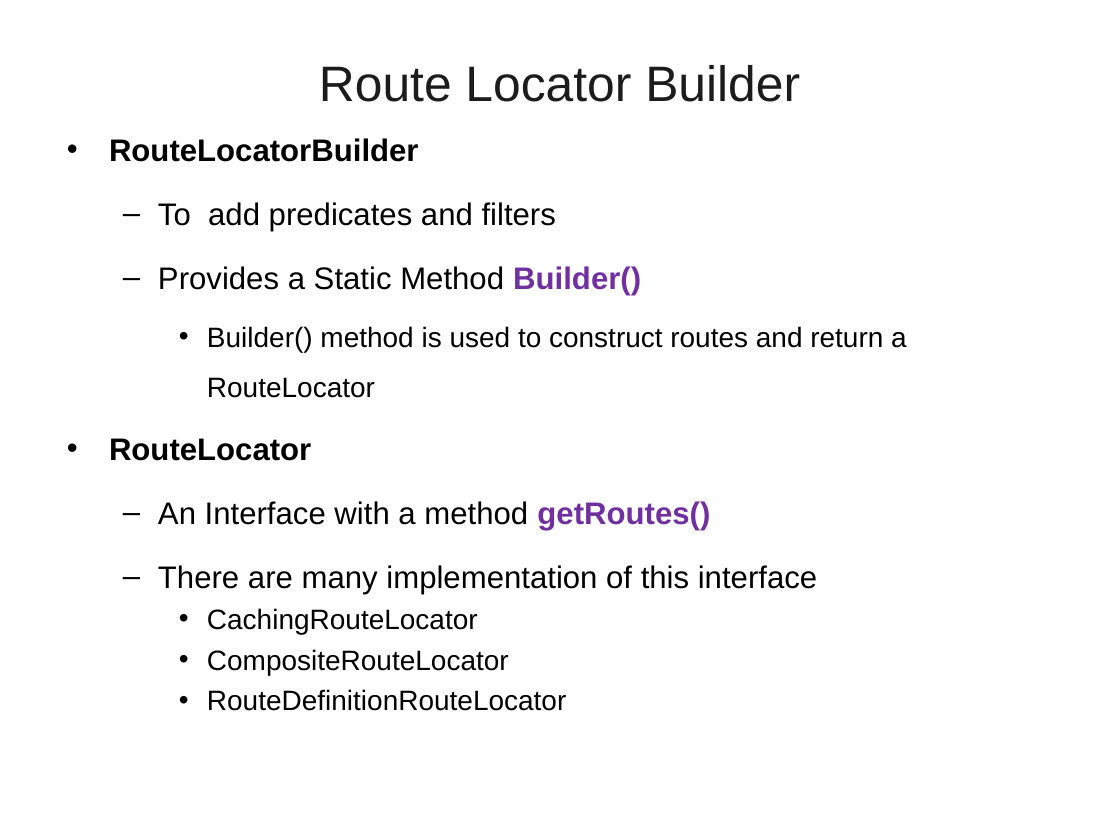
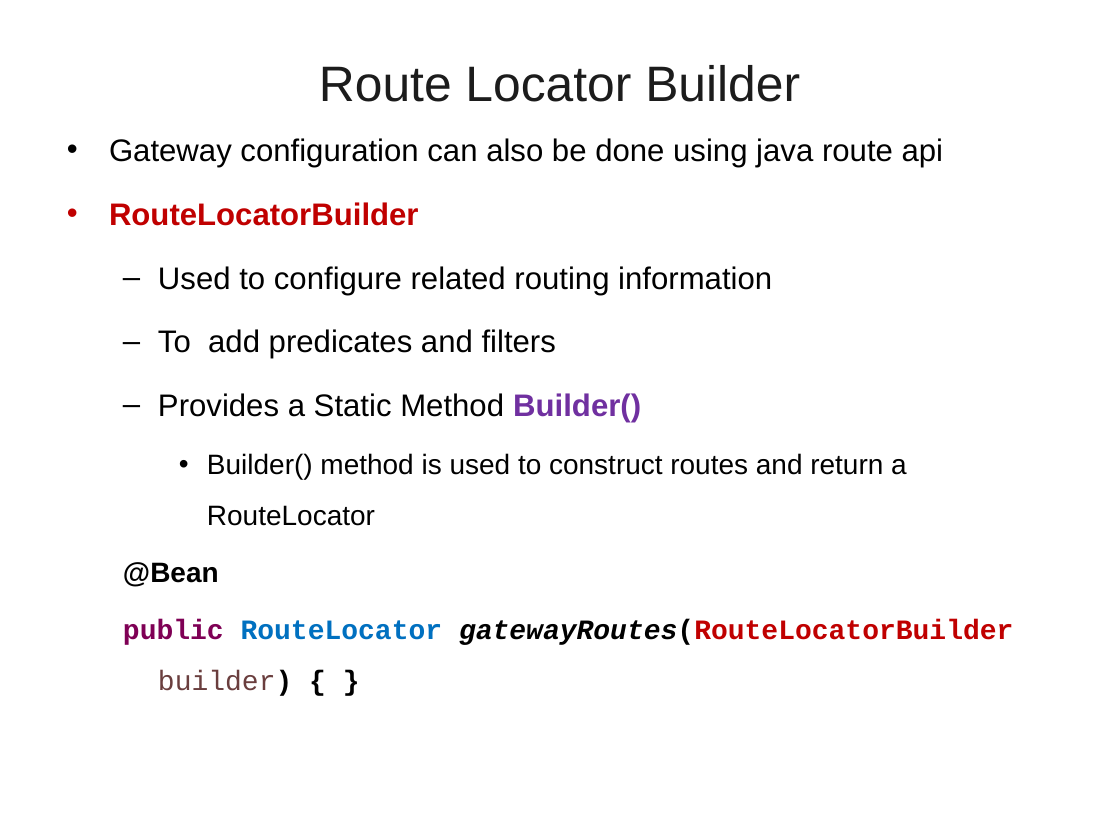
Before and after one commit to vatsank/spring_presentations, a slide deck: slide 36 of SpringMicroService_Module2_Ver02.ppt (slide 34 before the commit). Drawn at 1120x840 pixels with LibreOffice and Linux fonts; fonts in the diff are those of the drawing; background and template pictures are left out. Boxes give left, top, right and bottom in pixels: in the first picture for what was removed or moved away, otherwise in the second. Text is boxed around its words. In the diff, an @@ line names an element or a change of style, - is before the commit and + after.

```diff
--- a/SpringMicroService_Module2_Ver02.ppt
+++ b/SpringMicroService_Module2_Ver02.ppt
@@ text at box(109, 138, 944, 167): paragraph added @@
+• Gateway configuration can also be done using java route api
@@ text at box(109, 202, 419, 226): text colour #000000 to #C00000 in "RouteLocatorBuilder"; bullet colour #000000 to #C00000 @@
@@ text at box(158, 266, 772, 295): paragraph added @@
+  – Used to configure related routing information
@@ text at box(123, 562, 1013, 696): text changed; size 20 to 18 pt; font Arial to Courier New; bold on @@
-• RouteLocator
-  – An Interface with a method getRoutes()
-  – There are many implementation of this interface
-    • CachingRouteLocator
-    • CompositeRouteLocator
-    • RouteDefinitionRouteLocator
+  @Bean
+  public RouteLocator gatewayRoutes(RouteLocatorBuilder builder) { }
```
Also in this commit, not shown: 9 other slides changed, 31 slides added.
